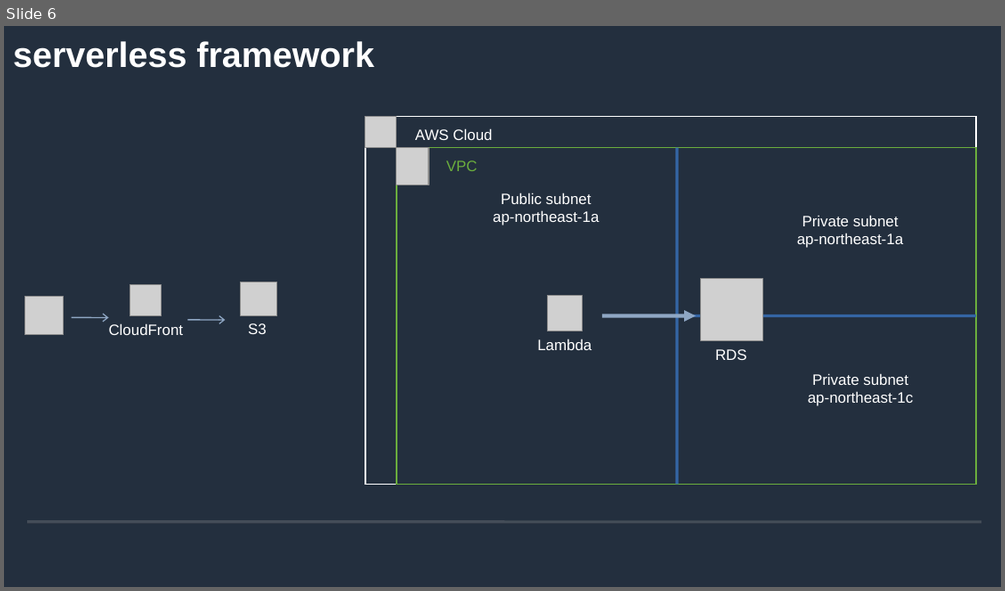
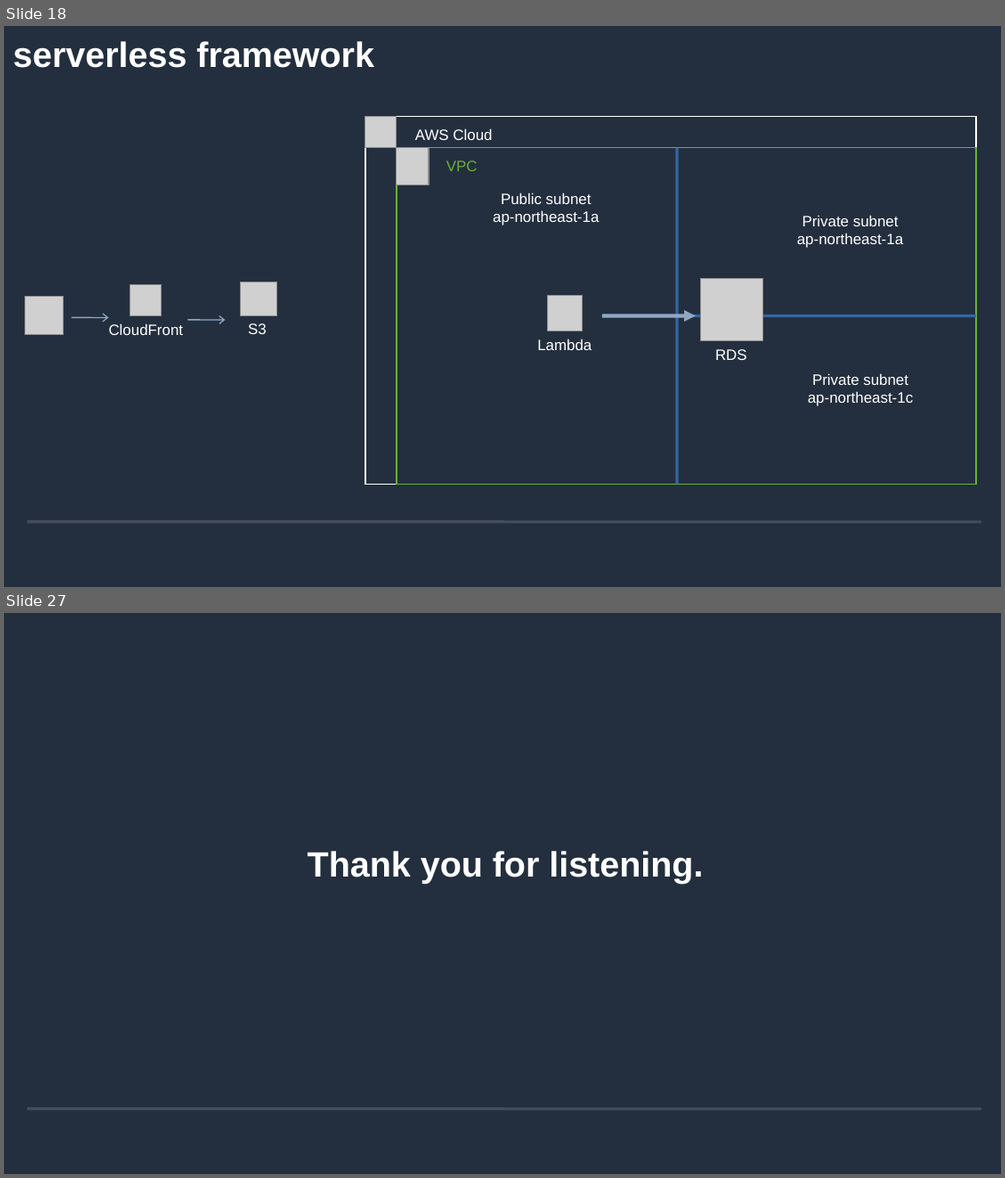
Before and after one commit to andygithub9/cfc104_2, a slide deck: 104.odp. Shown one above the other, each under a label of ours: slide 6 before the commit, slides 18 and 27 after it; the slides between them are not shown. The pictures are 1005x591 and 1005x1178 pixels, drawn with LibreOffice and Linux fonts; fonts in the diff are those of the drawing; grey boxes stand for pictures; background and template pictures are left out. Boxes give left, top, right and bottom in pixels: in the first picture for what was removed or moved away, otherwise in the second. Text is boxed around its words. In the diff, an @@ line names an element or a change of style, - is before the commit and + after.

```diff
--- a/104.odp
+++ b/104.odp
@@ slide 27 added at [4,613,1001,1174], background #232F3E; not listed: 2 template elements that a slide beside it also shows @@
@@ title added at [307,851,703,884], 28 pt, text #FFFFFF, bold @@
+Thank you for listening.
@@ what was slide 6 is now slide 18 @@
```
Also in this commit, not shown: 2 slides changed, 19 other slides added.
